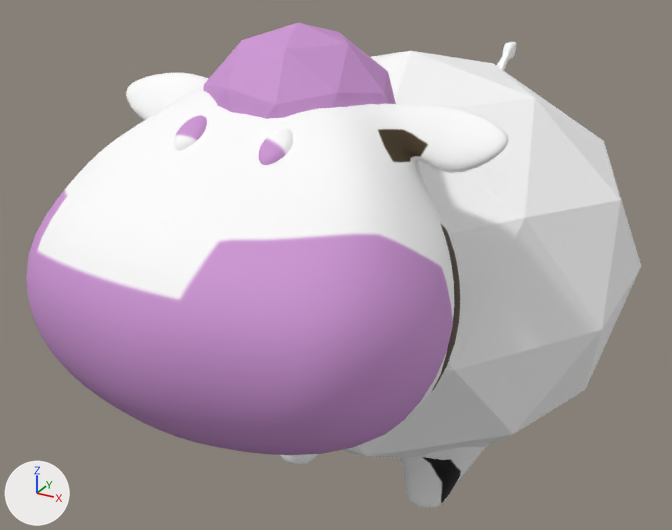
One commit to the FBX model Assets/Graphics/Models/sheep.fbx: the scene before it, then after it.
One viewpoint serves both versions: a 50 mm lens placed at (2.67, -5.93, 2.78), pointed at (-0.26, -0.6, 0.11). Lighting does not change. The marker at lower left points along +X, +Y and +Z.

In view in the first picture: 'Fur', 'Sheep'.
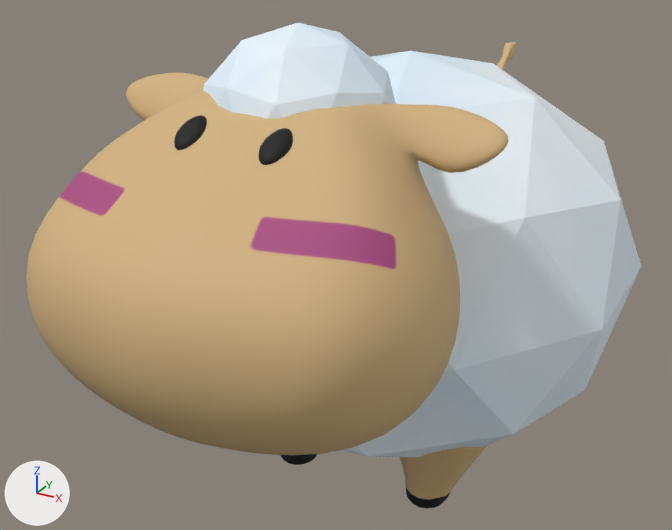
Changed parts and their boxes [x1, y1, x2, y2] in the pictures (672 x 530 px):
```json
{"object": "Sheep", "change": "recoloured", "before": [26, 42, 516, 509], "after": [26, 42, 516, 509]}
{"object": "Fur", "change": "recoloured", "before": [203, 23, 641, 457], "after": [203, 23, 641, 457]}
```

Edits to the scene script, one JSON object a line:
```json
{"op": "add", "block": "img_sheep_02_png", "code": ["img_sheep_02_png = load_image('sheep_02.png', '../Textures/sheep_02.png', 2048, 2048, 'sRGB')"]}
{"op": "add", "block": "img_sheep_01_png", "code": ["img_sheep_01_png = load_image('sheep_01.png', '../Textures/sheep_01.png', 1024, 1024, 'sRGB')"]}
{"op": "add", "block": "mat_material_003", "code": ["mat_material_003 = principled_material('Material.003')", "mat_material_003.texture = img_sheep_02_png", "mat_material_003.roughness = 0.69"]}
{"op": "add", "block": "mat_material_002", "code": ["mat_material_002 = principled_material('Material.002')", "mat_material_002.texture = img_sheep_01_png", "mat_material_002.roughness = 0.69"]}
{"block": "me_mesh", "where": "me_mesh.from_pydata(...)  # 5196 vertices, 5160 faces; spans x -1.42..1.42, y -3.05..2.21, z -1.59..1.64"}
{"op": "remove", "block": "me_mesh", "code": "me_mesh.materials.append(mat_material)  # picture img_pet_cow_07_texture_01_png"}
{"op": "add", "block": "me_mesh", "code": "me_mesh.materials.append(mat_material_003)  # picture img_sheep_02_png"}
{"block": "me_cube_004", "where": "me_cube_004.from_pydata(...)  # 85 vertices, 160 faces; spans x -1.63..1.63, y -2.09..1.83, z -1.45..1.95"}
{"op": "remove", "block": "me_cube_004", "code": "me_cube_004.materials.append(mat_material)  # picture img_pet_cow_07_texture_01_png"}
{"op": "add", "block": "me_cube_004", "code": "me_cube_004.materials.append(mat_material_002)  # picture img_sheep_01_png"}
```
